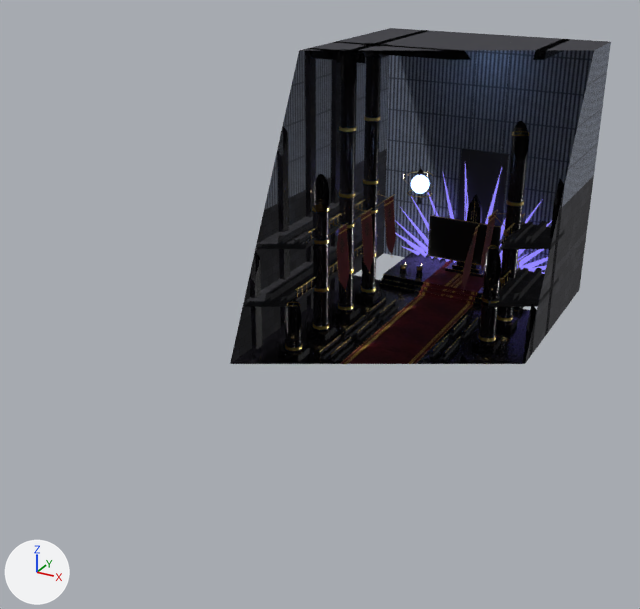
What one commit did to the glTF model rooms/throne_hall/throne_hall.glb.
Both versions are drawn from a 50 mm camera at (34.5, -94.6, 43.0) aimed at (-3.8, -25.0, 8.1). The lights are fixed; the arrows at lower left show +X, +Y and +Z. The first picture is the older version. Everything nearer to the camera than a plane just in front of the edit is cut away.

Script lines for the objects in view, before the commit:
```python
me_crystal_wings = bpy.data.meshes.new('Crystal_Wings')
me_crystal_wings.from_pydata(...)  # 308 vertices, 504 faces; spans x -12.8..12.8, y 8.0..10.7, z 1.3..14.5
me_crystal_wings.materials.append(mat_crystal)  # blue #504590, glowing blue #8e82f3
me_galleries = bpy.data.meshes.new('Galleries')
me_galleries.from_pydata(...)  # 1984 vertices, 3280 faces; spans x -13.5..13.5, y -49.5..-1.0, z 5.5..14.5
# faces by material slot: [144, 48, 2608, 320, 160]
me_galleries.materials.append(mat_stone_wall)  # picture img_stone_wall
me_galleries.materials.append(mat_black_marble)  # picture img_black_marble
me_galleries.materials.append(mat_gold)  # yellow #edce81
me_galleries.materials.append(mat_dark_iron)  # dark grey #3f3f45
me_galleries.materials.append(mat_candle_flame)  # pale yellow #fff3da, glowing beige #ffdda6
me_tvscreen = bpy.data.meshes.new('TVScreen')
me_tvscreen.from_pydata([(-4.3, 5.0, 3.5), (4.3, 5.0, 3.5), (4.3, 5.0, 8.34), (-4.3, 5.0, 8.34)], [], [(0, 1, 2), (0, 2, 3)])
me_tvscreen.materials.append(mat_screen_black)  # black #000000
ob_crystal_wings = bpy.data.objects.new('Crystal_Wings', me_crystal_wings)
ob_crystal_wings.location = (0.0, 0.0, 0.0)
ob_galleries = bpy.data.objects.new('Galleries', me_galleries)
ob_galleries.location = (0.0, 0.0, 0.0)
ob_tvscreen = bpy.data.objects.new('TVScreen', me_tvscreen)
ob_tvscreen.location = (0.0, 0.0, 0.0)
# also in view: 'BENCHES' at (0.0, -24.6, 0.4); 'Banner_5' at (-6.6, -16.0, 9.6); 'Column_2' at (8.6, -4.0, 15.0); 'Column_7' at (-8.6, -22.0, 15.0); 'Column_3' at (-8.6, -10.0, 15.0)
```
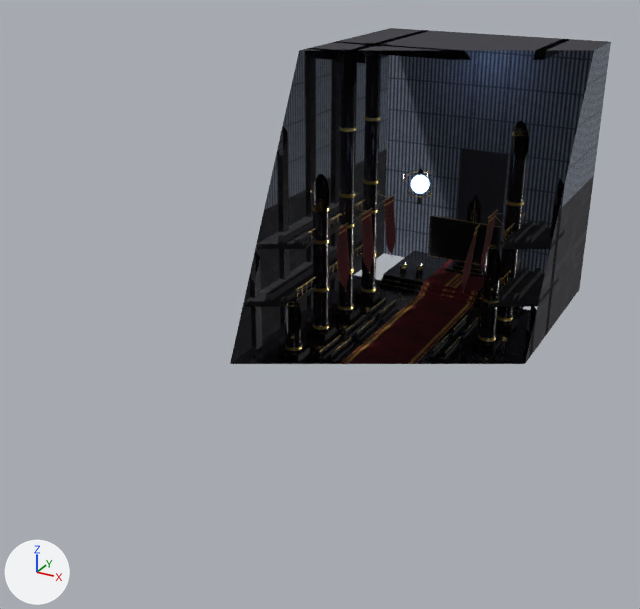
Commit message: Throne Hall: remove the crystal spikes behind the throne

Boxes (x1, y1, x2, y2) around the edits, measured in the pictures (640 x 609 px):
'Crystal_Wings', deleted: before (395, 164, 552, 274)

Diff of the bpy script that builds the scene:
```diff
--- a/rooms/throne_hall/throne_hall.glb.py
+++ b/rooms/throne_hall/throne_hall.glb.py
@@ ob_crystal_wings @@
-ob_crystal_wings = bpy.data.objects.new('Crystal_Wings', me_crystal_wings)
-ob_crystal_wings.location = (0.0, 0.0, 0.0)
```
